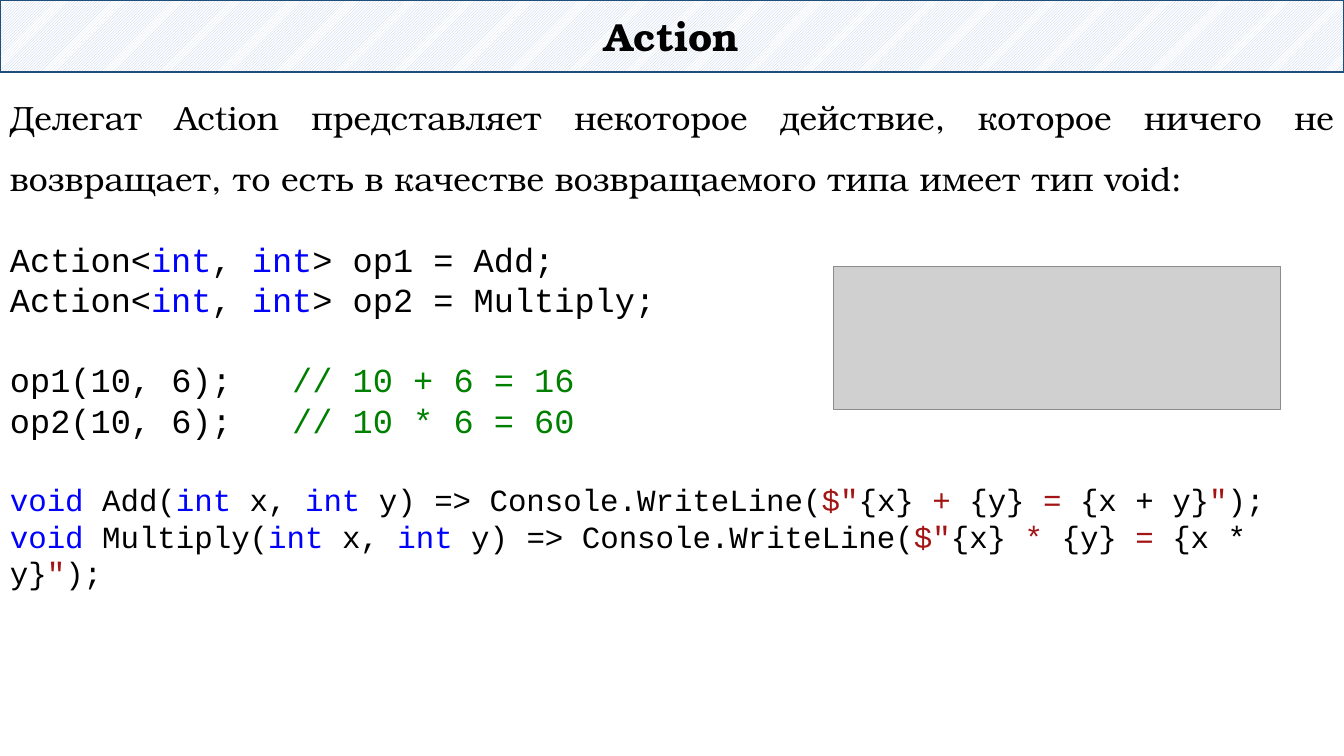
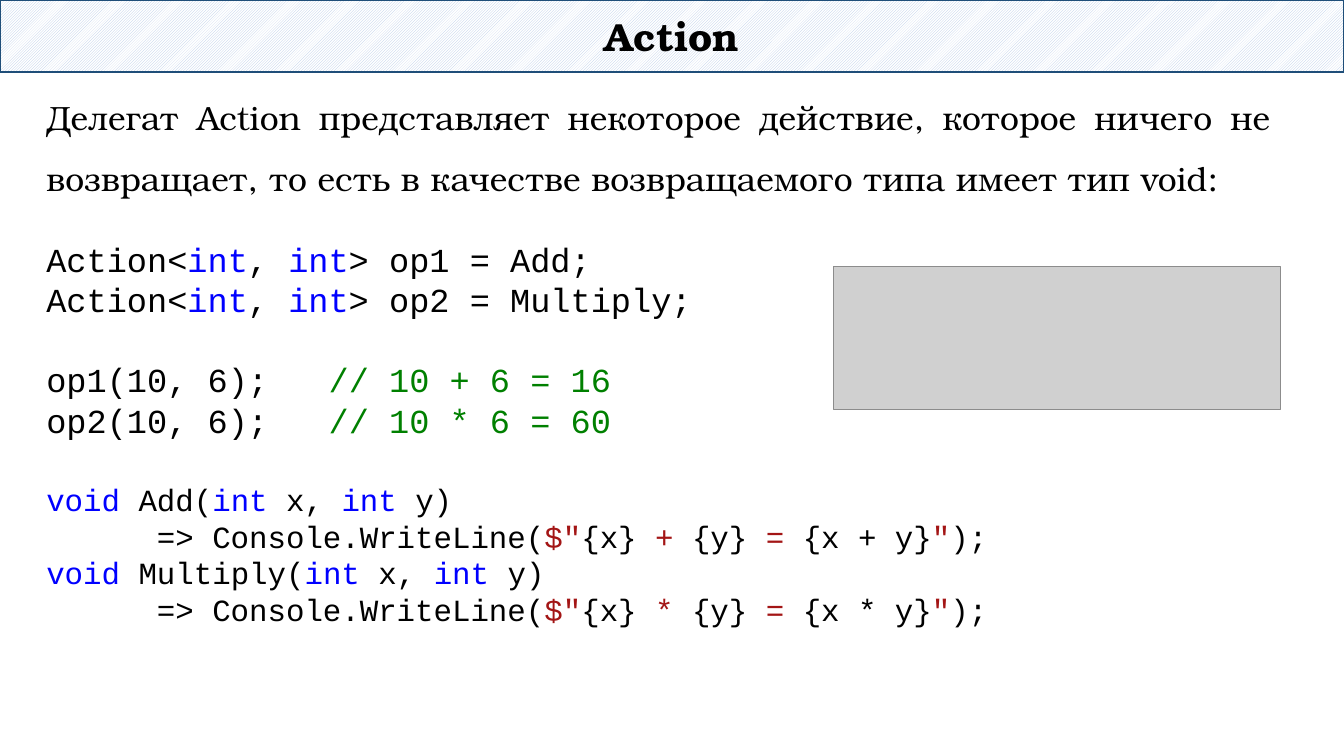
Before and after one commit to DaniilKlyukin/ITiP-2, a slide deck: slide 76 of Лекции/ИТиП 2 лек 4.pptx. Drawn at 1344x756 pixels with LibreOffice and Linux fonts; fonts in the diff are those of the drawing; grey boxes stand for pictures. Boxes give left, top, right and bottom in pixels: in the first picture for what was removed or moved away, otherwise in the second. Text is boxed around its words. In the diff, an @@ line names an element or a change of style, - is before the commit and + after.

```diff
--- a/Лекции/ИТиП 2 лек 4.pptx
+++ b/Лекции/ИТиП 2 лек 4.pptx
@@ text "Делегат Action представляет некоторое действие, ...": place and size @@
-text "Делегат Action представляет некоторое действие, ..." at bbox=[10, 105, 1334, 555]
+text "Делегат Action представляет некоторое действие, ..." at bbox=[46, 105, 1270, 628]
@@ text at bbox=[46, 488, 987, 628]: text changed @@
-void Add(int x, int y) => Console.WriteLine($"{x} + {y} = {x + y}");
-void Multiply(int x, int y) => Console.WriteLine($"{x} * {y} = {x * y}");
+void Add(int x, int y)
+=> Console.WriteLine($"{x} + {y} = {x + y}");
+void Multiply(int x, int y)
+=> Console.WriteLine($"{x} * {y} = {x * y}");
```
Also in this commit, not shown: 9 other slides changed, 8 other files.
